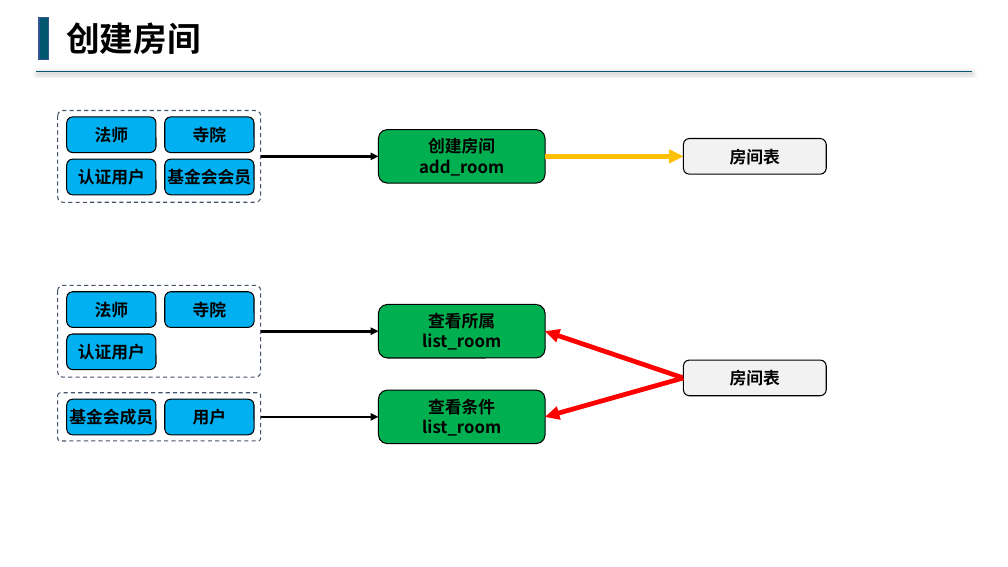
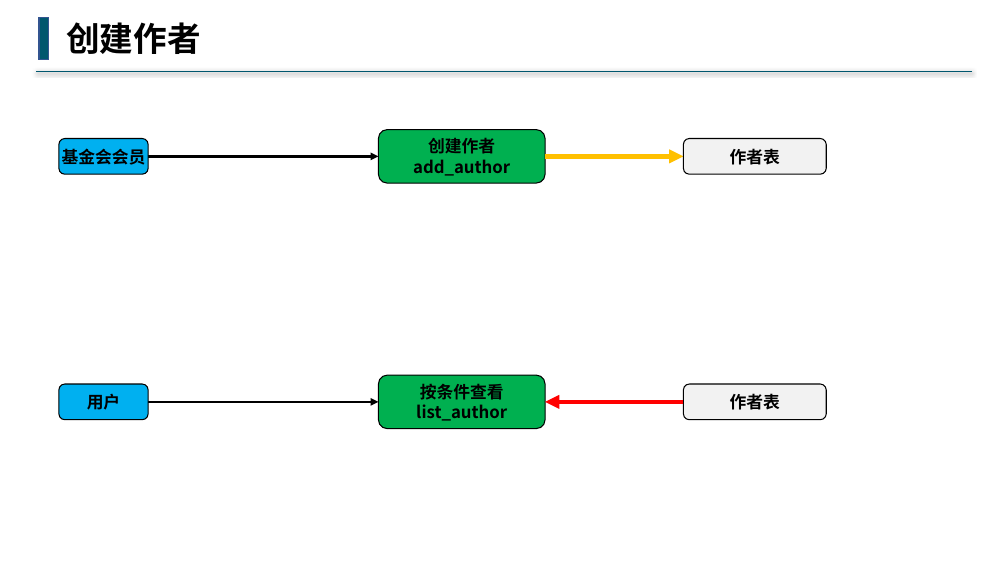
Before and after one commit to buddhachain/buddhaContract, a slide deck: slide 5 of doc/06.藏书阁.pptx. Drawn at 1008x567 pixels with LibreOffice and Linux fonts; fonts in the diff are those of the drawing. Boxes give left, top, right and bottom in pixels: in the first picture for what was removed or moved away, otherwise in the second. Text is boxed around its words. In the diff, an @@ line names an element or a change of style, - is before the commit and + after.

```diff
--- a/doc/06.藏书阁.pptx
+++ b/doc/06.藏书阁.pptx
@@ text at box(66, 22, 200, 54): text changed @@
-创建房间
+创建作者
@@ group removed at box(57, 110, 261, 202): 4 rounded rectangles @@
-法师
-寺院
-认证用户
@@ rounded rectangle "基金会会员": place and size @@
-rounded rectangle "基金会会员" at box(165, 160, 254, 195)
+rounded rectangle "基金会会员" at box(59, 138, 148, 174)
@@ text in rounded rectangle at box(413, 138, 510, 176): text changed @@
-创建房间
-add_room
+创建作者
+add_author
@@ text in rounded rectangle at box(730, 148, 780, 165): text changed @@
-房间表
+作者表
@@ arrow moved from (261, 157) - (379, 157) to (148, 157) - (379, 157) @@
@@ group removed at box(57, 285, 261, 377): 4 rounded rectangles @@
-法师
-寺院
-认证用户
@@ rounded rectangle removed at box(379, 305, 545, 358) @@
-查看所属
-list_room
@@ arrow removed from (261, 331) to (379, 331) @@
@@ arrow removed from (684, 378) to (545, 331) @@
@@ rounded rectangle "用户": place and size @@
-rounded rectangle "用户" at box(165, 399, 254, 435)
+rounded rectangle "用户" at box(59, 384, 148, 420)
@@ rounded rectangle "按条件查看": place and size @@
-rounded rectangle "按条件查看" at box(379, 390, 545, 444)
+rounded rectangle "按条件查看" at box(379, 375, 545, 429)
@@ text in rounded rectangle at box(416, 384, 507, 421): text changed @@
-查看条件
-list_room
+按条件查看
+list_author
@@ rounded rectangle "作者表": place and size @@
-rounded rectangle "作者表" at box(684, 360, 827, 395)
+rounded rectangle "作者表" at box(684, 384, 827, 420)
@@ rounded rectangle removed at box(57, 393, 261, 442) @@
@@ rounded rectangle removed at box(67, 399, 156, 435) @@
-基金会成员
@@ arrow moved from (261, 417) - (379, 417) to (148, 402) - (379, 402) @@
@@ arrow moved from (684, 378) - (545, 417) to (684, 402) - (545, 402) @@
@@ text in rounded rectangle at box(730, 393, 780, 410): text changed @@
-房间表
+作者表
```
Also in this commit, not shown: 3 other slides changed, 3 slides added, 4 slides removed, 2 other files.
